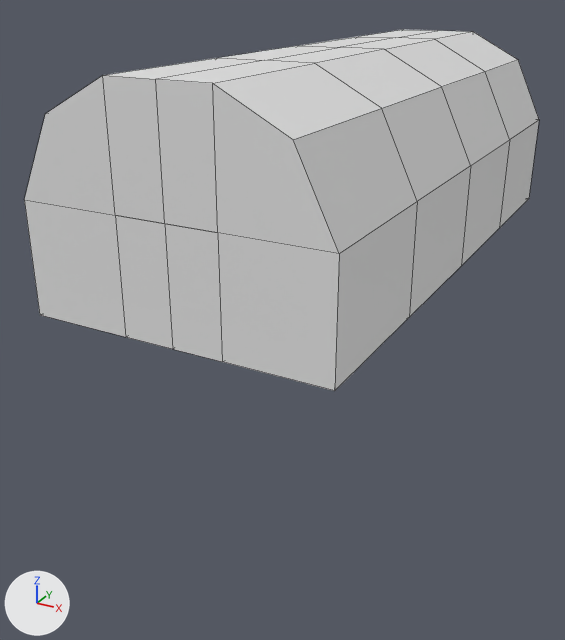
A saved change to the Blender file Obj_Chest_Normal_A .blend.
Rendered twice from a 50 mm lens placed at (2.54, -5.49, 2.36), pointed at (-0.25, -0.42, -0.18). The axes (+X, +Y, +Z) are drawn at lower left. The lights are the same throughout. The older version comes first. Mesh edges are drawn as thin lines. The same objects are shown in both versions, whatever each file hides.
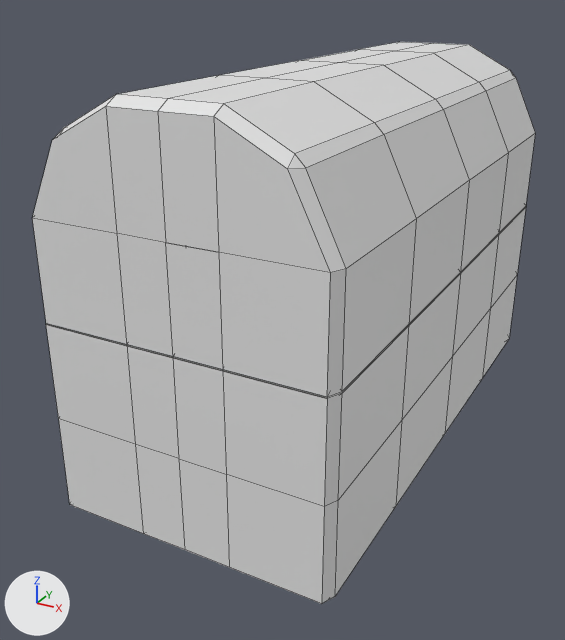
Commit message: stop it for today

Where the change shows, as pixel boxes (x1, y1, x2, y2) in the pictures (565 x 640 px):
'Cube.001', reshaped, moved, modifiers changed (55% taller): before (24, 29, 539, 391); after (32, 42, 535, 604)
part 1 of me_cube_002, added: after (46, 206, 526, 604)
part 2 of me_cube_002, added: after (32, 42, 469, 399)

Diff of the bpy script that builds the scene:
```diff
--- a/Obj_Chest_Normal_A .blend.py
+++ b/Obj_Chest_Normal_A .blend.py
@@ me_cube_002 @@
 # used by ob_cube_001; location = (0.0, 0.0, 0.0); scale = (1.04, 2.2, 1.13)
-me_cube_002.from_pydata(...)  # 35 vertices, 24 faces; spans x 0.0..1.0, y 0.0..1.0, z 0.333..1.666
+me_cube_002.from_pydata(...)  # 208 vertices, 192 faces, 8 loose edges; spans x -1.0..1.0, y -1.0..1.0, z -0.905..1.666
+# me_cube_002 part 1: a new loose piece of 98 vertices spanning x -1.0..1.0, y -1.0..1.0, z -0.905..0.428
+# me_cube_002 part 2
+# 28 vertices are added at x -0.906..0.906, y -1.0..0.916, z 0.333..1.082
+# 5 new vertices lie (-0.33, 0.0, 0.0) away from vertices in x 0.0, y 0.0..1.0, z 0.333..1.666
+# 6 new vertices lie (0.0, -0.5, 0.0) away from vertices in x -0.33..1.0, y 0.0, z 0.333..1.666
+# 6 new vertices lie (0.0, -0.5, 0.0) away from vertices in x -0.33..1.0, y -0.5, z 0.333..1.666
+# 5 new vertices lie (-0.424, 0.0, -0.204) away from vertices in x -0.33, y -1.0..1.0, z 1.666
+# 5 new vertices lie (-0.246, 0.0, -0.462) away from vertices in x -0.754, y -1.0..1.0, z 1.462
+# 5 new vertices lie (0.0, 0.0, -0.667) away from vertices in x -1.0, y -1.0..1.0, z 1.0
+# 5 new vertices lie (0.0, 0.0, -0.749) away from vertices in x -0.906..0.906, y -0.916, z 1.082
+# 72 new faces join them
+# other edits to the shape of me_cube_002 do not show in these pictures
@@ ob_cube_001 @@
 ob_cube_001 = bpy.data.objects.new('Cube.001', me_cube_002)
-ob_cube_001.location = (0.0, 0.0, 0.0)
+ob_cube_001.location = (0.0, 0.0, -0.107)
 ob_cube_001.scale = (1.04, 2.2, 1.13)
-_m = ob_cube_001.modifiers.new('Mirror', 'MIRROR')
-_m.use_axis = (True, True, False)
-_m.use_clip = True
+_m = ob_cube_001.modifiers.new('Bevel', 'BEVEL')
+_m.width = 0.16
+_m.width_pct = 0.16
```
